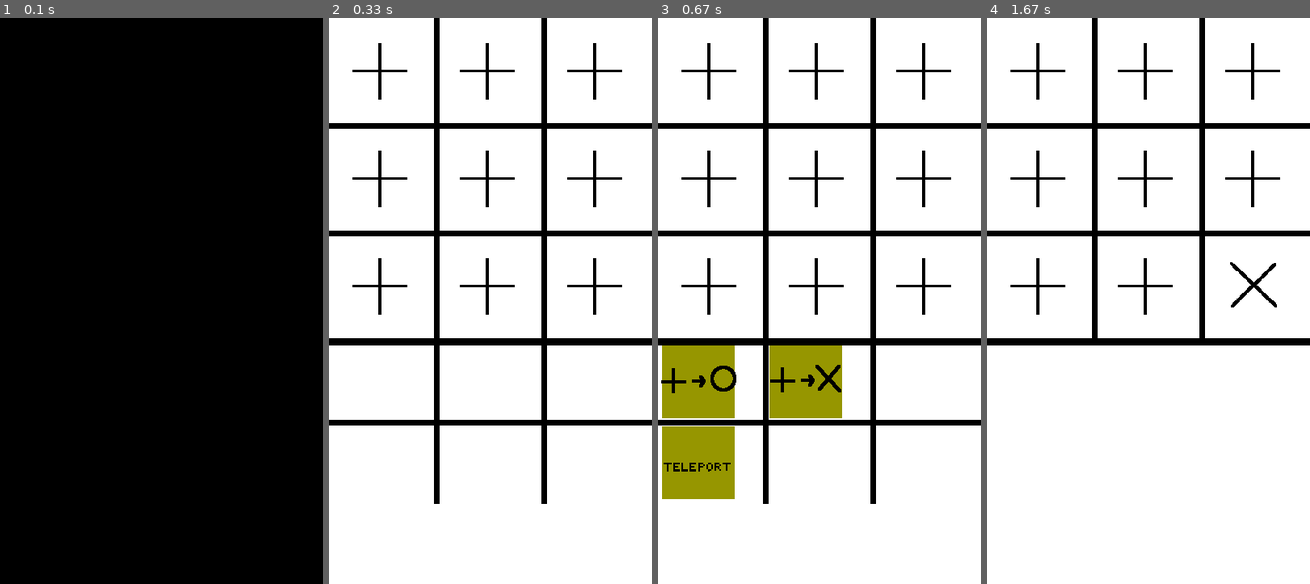
Above: before the commit, frames 1-4 (left to right).
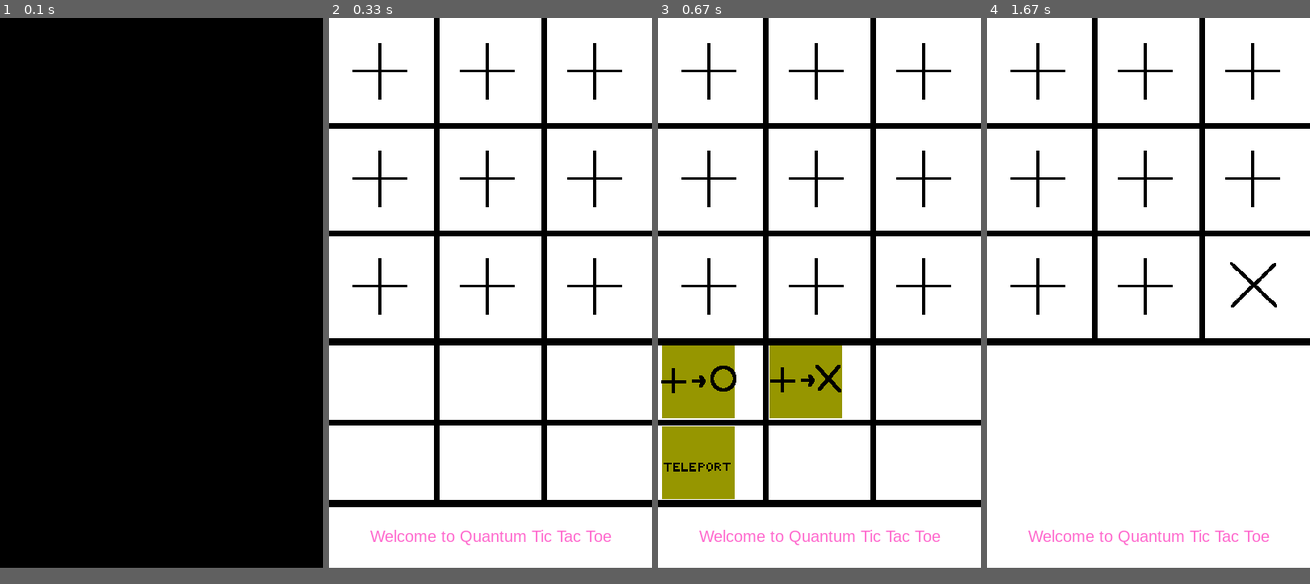
Above: after the commit, the same moments.

Repository: ShuGe-MIT/iQuhack
Game: pygame game, started from frontend_original.py
Two runs of this game, one before a commit and one after it. Both use one fixed random seed, a clock stepped at 60 frames per second and the inputs below.
Inputs (mouse positions are in pixels of both pictures, inside the frame that each line leads up to):
- Up to frame 1 (0.1 s): no input
- Up to frame 2 (0.33 s): no input
- Up to frame 3 (0.67 s): click (922, 278) at 0.42 s
- Up to frame 4 (1.67 s): click (1180, 414) at 0.77 s
In our replay, the window is 400x700 before the commit and 400x680 after it. These sizes can differ from the game's own. Grey fills any space a smaller window leaves; there, only what the larger window draws over its background counts as a difference.

The runs differ from the first frame. In frame 1, only the window size differs. In frame 2, 1.8% of the frame differs, in the area x 0-100%, y 85-94%; in frame 3, 1.8%; in frame 4, 0.6%.

Commit message:
updated message box

Diff:
--- a/frontend_original.py
+++ b/frontend_original.py
@@ -17,7 +17,7 @@
 width = 400
 height = 400
 extraheight = 200
-textboxheight = 100
+textboxheight = 80
 fps = 15
 running_time = pg.time.Clock()
 
@@ -80,6 +80,7 @@
     pg.draw.line(screen, (0,0,0), (width/3 , height), (width/3 , height+extraheight), 7)
     pg.draw.line(screen, (0,0,0), (width/3*2 , height), (width/3*2 , height+extraheight), 7)
     pg.draw.line(screen, (0,0,0), (0 , height+extraheight/2), (width , height+extraheight/2), 7)
+    pg.draw.line(screen, (0, 0, 0), (0, height+extraheight), (width, height+extraheight), 9)
 
     pg.display.update()
 
@@ -92,6 +93,8 @@
         for t in board:
             t[0]="ox"
             t[1]= (255, 255, 255)
+
+    update_message("Welcome to Quantum Tic Tac Toe")
 
 
     # draw_status()
@@ -163,7 +166,6 @@
     elif gate=="teleport":
         btn_coords = (width/4*3, height)
     pg.draw.rect(screen, (255, 255, 255), pg.Rect(btn_coords[0]+5, btn_coords[1]+5, 90, 90))
-
     pg.display.update()
 
 
@@ -348,7 +350,11 @@
 def update_message(message):
     global message_text
     message_text=message
-    print("message_text", message_text)
+    font = pg.font.SysFont('Arial', 20)
+    text = font.render(message_text, True, (255, 105, 205))
+    text_rect = text.get_rect(center = (width/2, height+extraheight+textboxheight/2))
+    screen.blit(text, text_rect)
+    pg.display.update()
 
 def draw_status(winner):
 
